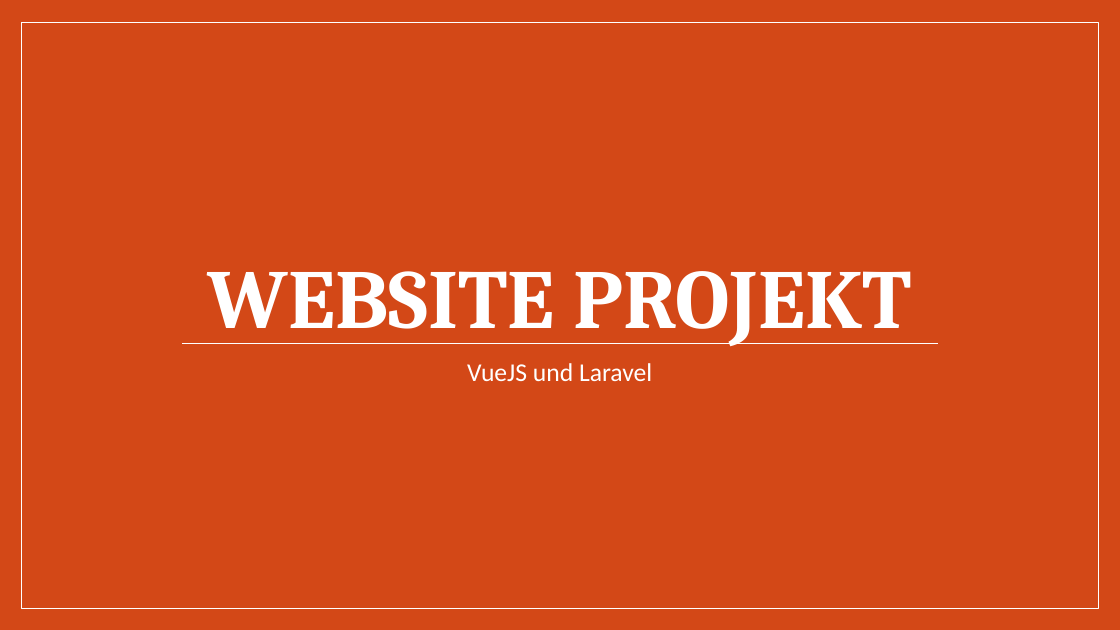
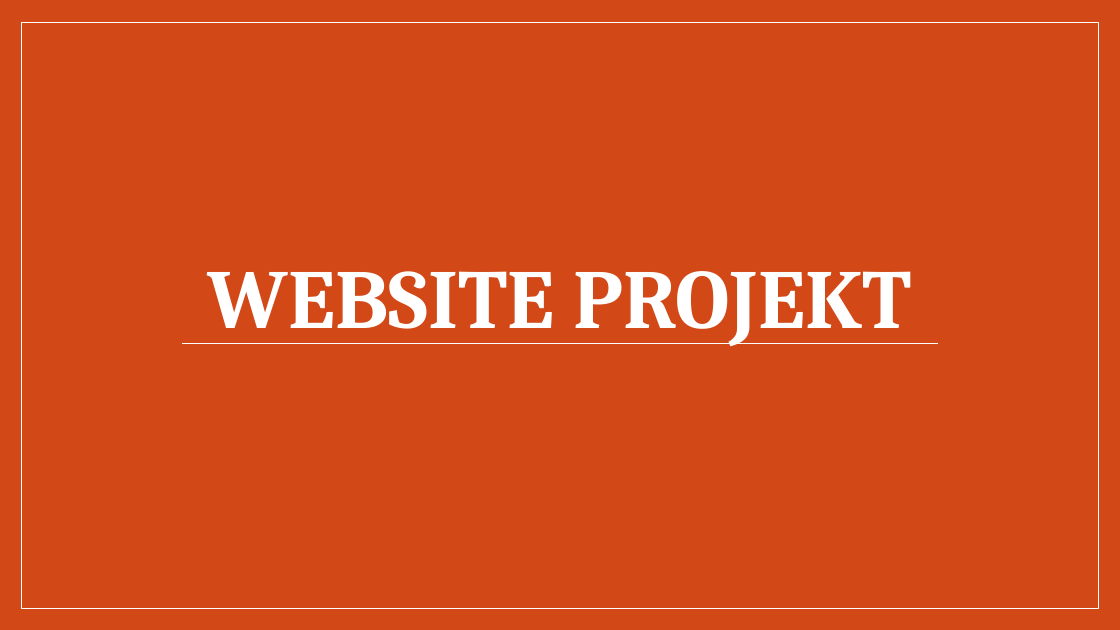
Before and after one commit to Lio396/AbgabeDossierProjekt, a slide deck: slide 1 of 04_Präsentation/VueJS_Laravel_website.pptx. Drawn at 1120x630 pixels with LibreOffice and Linux fonts; fonts in the diff are those of the drawing. Boxes give left, top, right and bottom in pixels: in the first picture for what was removed or moved away, otherwise in the second. Text is boxed around its words. In the diff, an @@ line names an element or a change of style, - is before the commit and + after.

Commit message:
Projekt12

```diff
--- a/04_Präsentation/VueJS_Laravel_website.pptx
+++ b/04_Präsentation/VueJS_Laravel_website.pptx
@@ subtitle removed at <box>467,363,652,381</box> @@
-VueJS und Laravel
```
Also in this commit, not shown: 7 other slides changed, 5 slides added, 2 slides removed, 4 other files.
